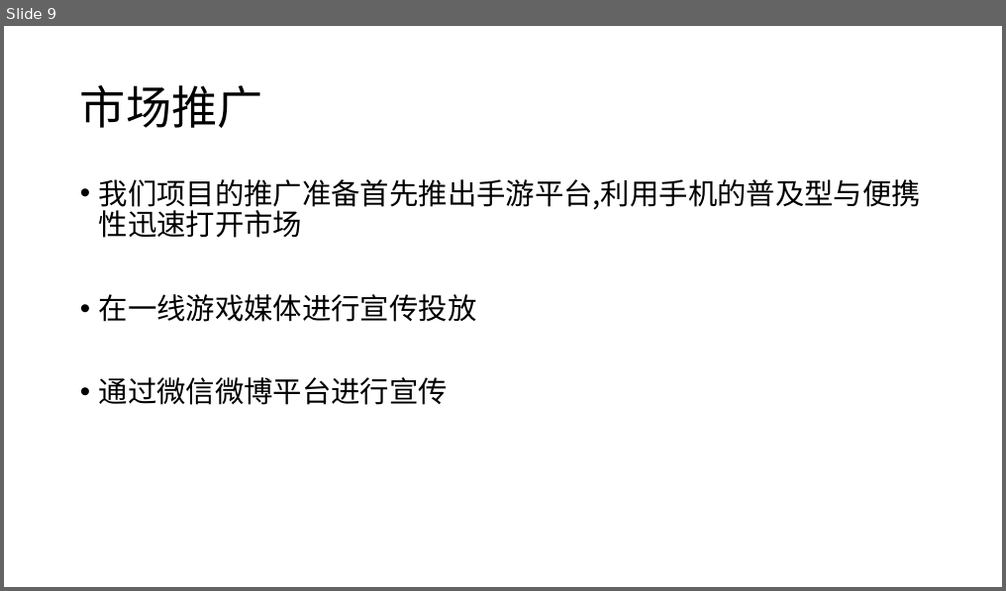
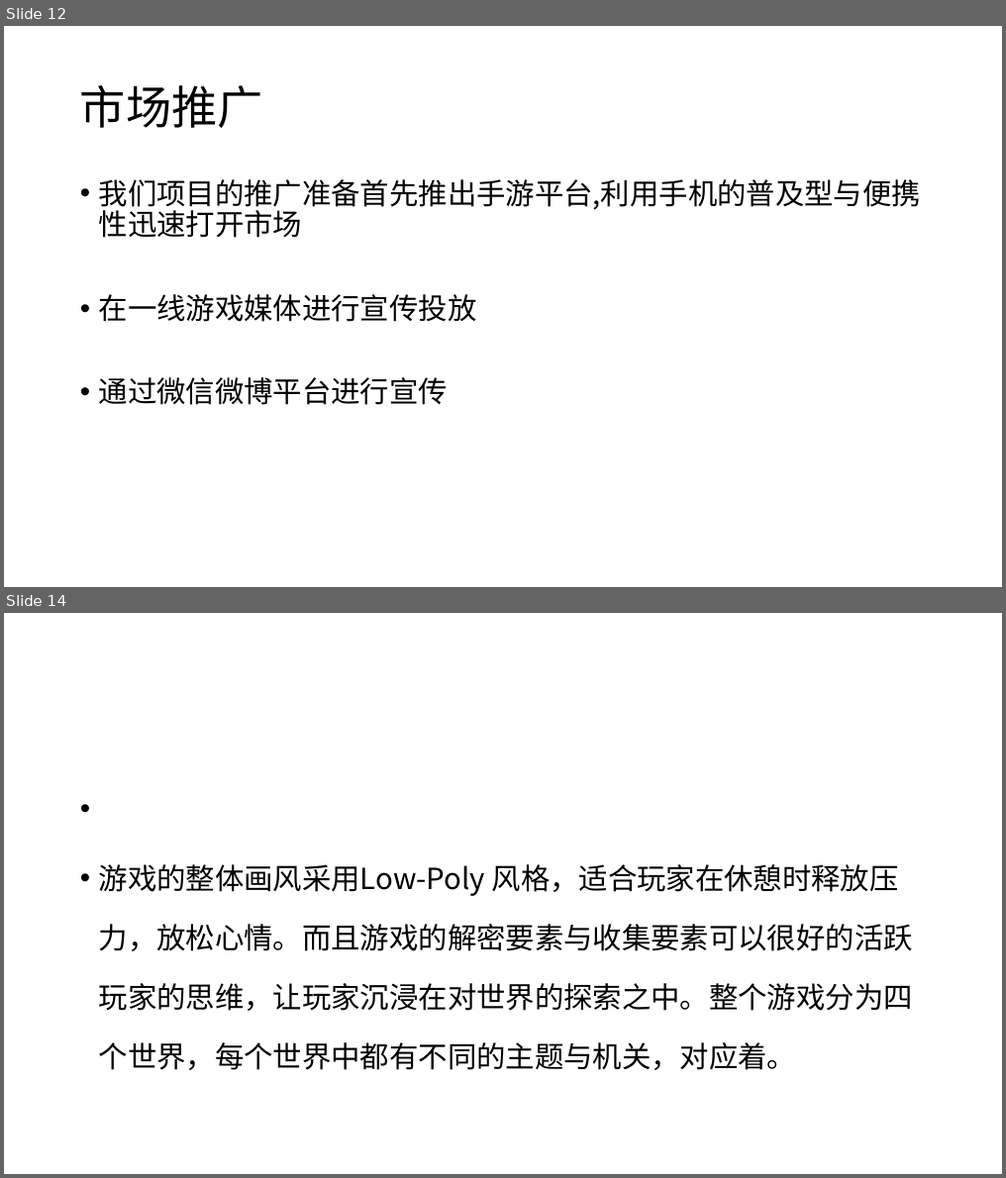
Before and after one commit to fracgames/fracgames.github.io, a slide deck: Presentation/Presentation.pptx. Shown one above the other, each under a label of ours: slide 9 before the commit, slides 12 and 14 after it; the slides between them are not shown. The pictures are 1006x591 and 1006x1178 pixels, drawn with LibreOffice and Linux fonts; fonts in the diff are those of the drawing. Boxes give left, top, right and bottom in pixels: in the first picture for what was removed or moved away, otherwise in the second. Text is boxed around its words. In the diff, an @@ line names an element or a change of style, - is before the commit and + after.

```diff
--- a/Presentation/Presentation.pptx
+++ b/Presentation/Presentation.pptx
@@ slide 14 added at bbox=[4, 613, 1002, 1174], background #FFFFFF @@
@@ text added at bbox=[99, 864, 913, 1070], 28 pt, text #000000 @@
+• 游戏的整体画风采用Low-Poly 风格，适合玩家在休憩时释放压力，放松心情。而且游戏的解密要素与收集要素可以很好的活跃玩家的思维，让玩家沉浸在对世界的探索之中。整个游戏分为四个世界，每个世界中都有不同的主题与机关，对应着。
@@ what was slide 9 is now slide 12 @@
```
Also in this commit, not shown: 4 slides changed, 4 other slides added, 1 slide removed.
